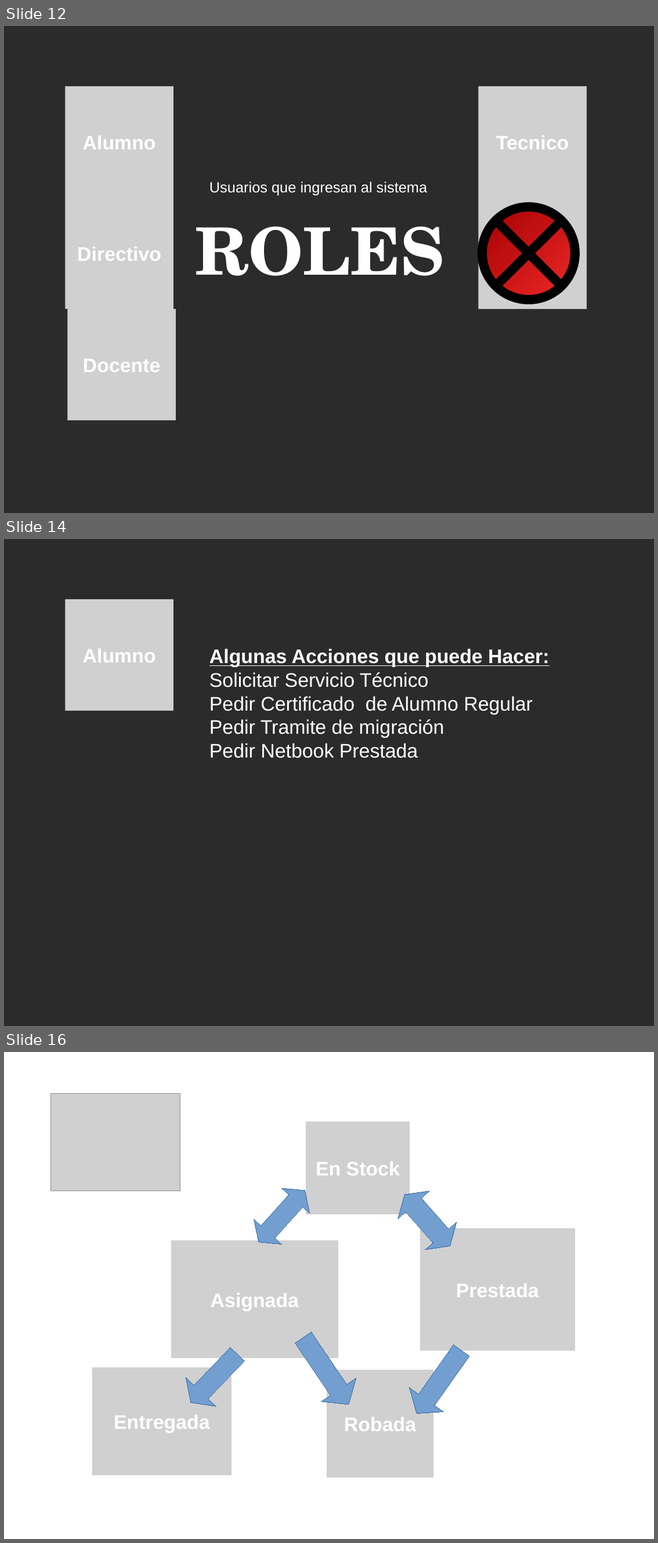
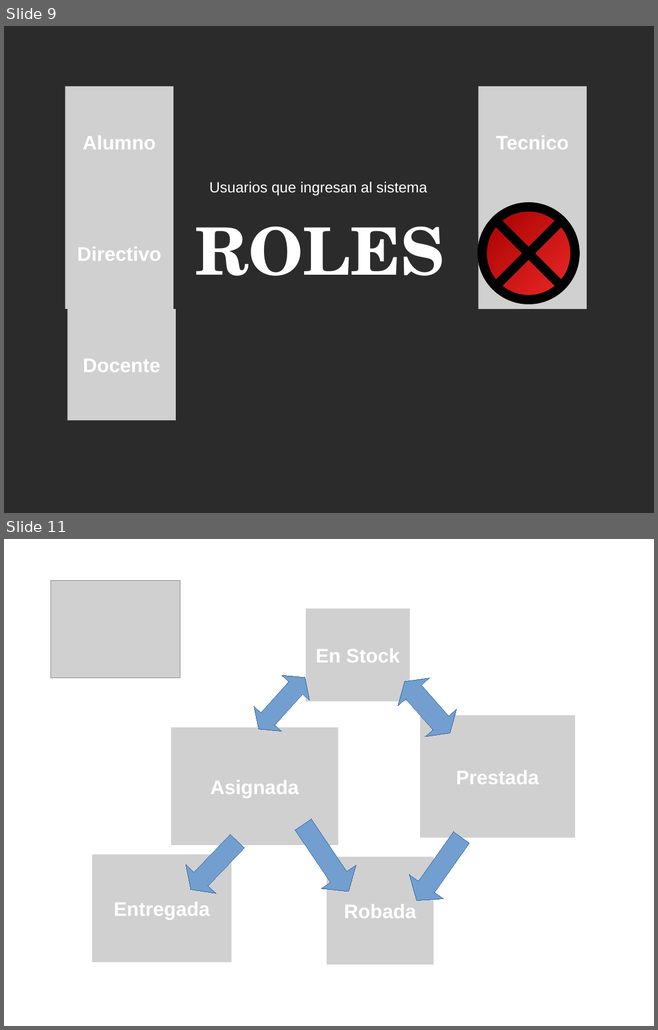
Before and after one commit to Estudiantina/Estudiantina, a slide deck: documentacion/presentacion/presentacion.odp. Shown one above the other, each under a label of ours: slides 12, 14 and 16 before the commit, slides 9 and 11 after it; the slides between them are not shown. The pictures are 658x1543 and 658x1030 pixels, drawn with LibreOffice and Linux fonts; fonts in the diff are those of the drawing; grey boxes stand for pictures; background and template pictures are left out; a plain dark background stands for a picture behind light text. Boxes give left, top, right and bottom in pixels: in the first picture for what was removed or moved away, otherwise in the second. Text is boxed around its words. In the diff, an @@ line names an element or a change of style, - is before the commit and + after.

```diff
--- a/documentacion/presentacion/presentacion.odp
+++ b/documentacion/presentacion/presentacion.odp
@@ slide 14 removed at <box>4,539,654,1026</box>, background picture (left out) @@
@@ picture removed at <box>65,599,174,711</box> @@
-Alumno
@@ text removed at <box>209,649,549,758</box> @@
-Algunas Acciones que puede Hacer:
-Solicitar Servicio Técnico
-Pedir Certificado de Alumno Regular
-Pedir Tramite de migración
-Pedir Netbook Prestada
@@ what was slide 12 is now slide 9 @@
@@ what was slide 16 is now slide 11 @@
```
Also in this commit, not shown: 3 slides added, 2 other slides removed, 1 other file.
